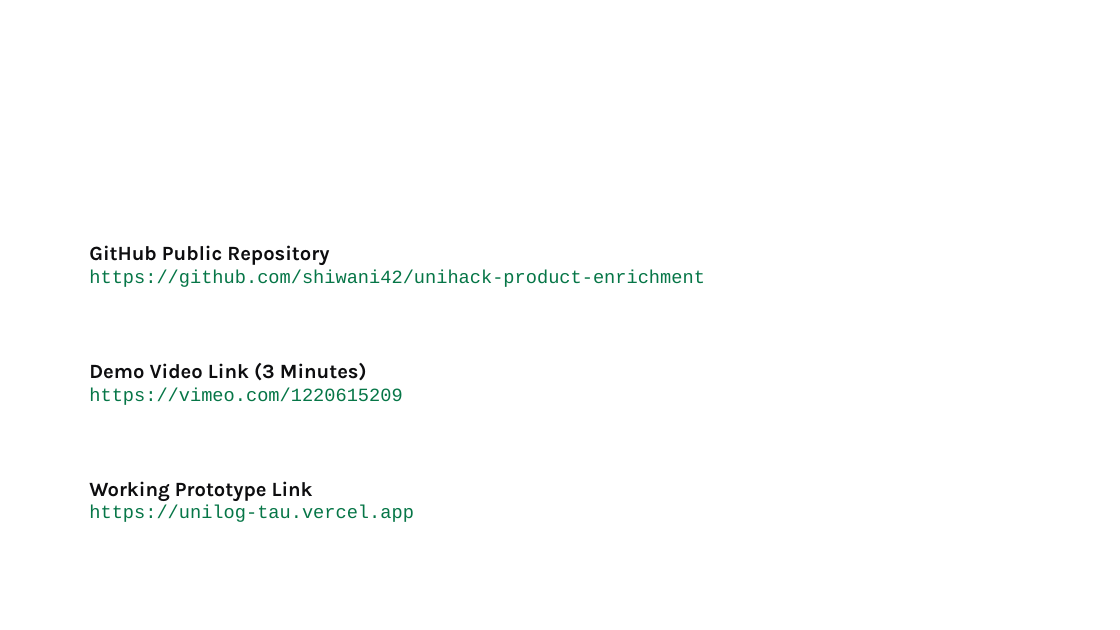
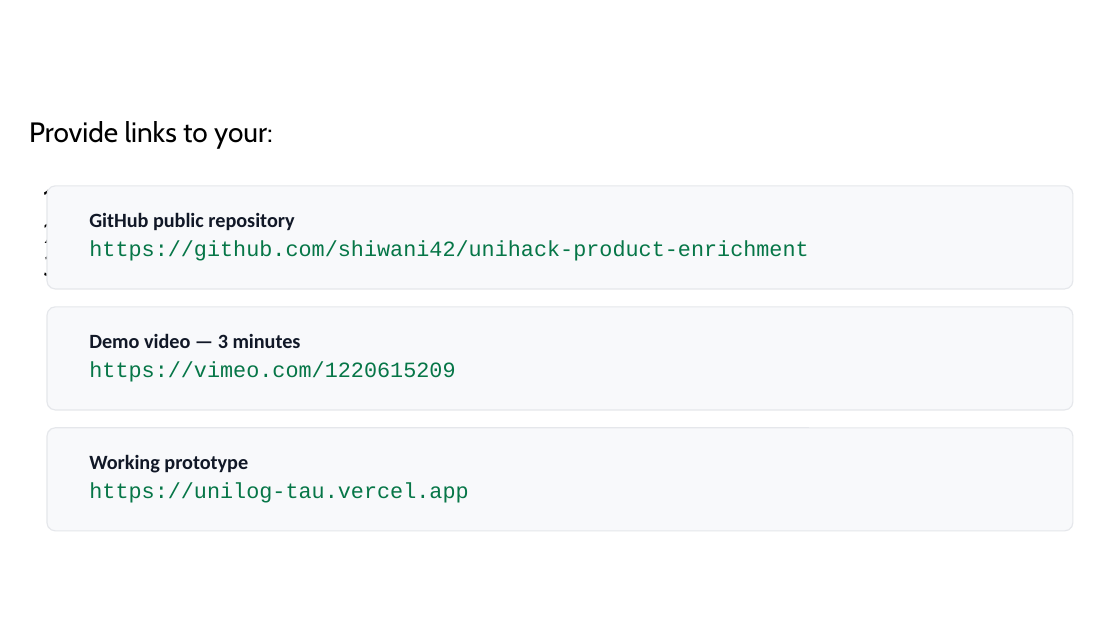
Before and after one commit to shiwani42/unihack-product-enrichment, a slide deck: slide 14 of submission/UniHack_thExplorers_Prototype.pptx. Drawn at 1120x630 pixels with LibreOffice and Linux fonts; fonts in the diff are those of the drawing; background and template pictures are left out. Boxes give left, top, right and bottom in pixels: in the first picture for what was removed or moved away, otherwise in the second. Text is boxed around its words. In the diff, an @@ line names an element or a change of style, - is before the commit and + after.

```diff
--- a/submission/UniHack_thExplorers_Prototype.pptx
+++ b/submission/UniHack_thExplorers_Prototype.pptx
@@ text added at (29, 121, 426, 261), 18 pt, text #000000 @@
+Provide links to your:
+1. GitHub Public Repository
+2. Demo Video Link (3 Minutes)
+3. Working Prototype Link
@@ rounded rectangle added at (47, 186, 1073, 289), fill #F8F9FB, outline #E5E7EB 0.75 pt @@
@@ text "GitHub public repository": place and size @@
-text "GitHub public repository" at (89, 245, 705, 287)
+text "GitHub public repository" at (85, 212, 808, 261)
@@ text at (85, 212, 381, 216): text changed; font Karla to Calibri; text colour #0D0D0F to #111827 @@
-GitHub Public Repository
+GitHub public repository
@@ text at (89, 240, 808, 261): size 12 to 14 pt in "https://github.com/shiwani42/unihack-product-enrichment"; less space between paragraphs @@
@@ rounded rectangle added at (47, 307, 1073, 410), fill #F8F9FB, outline #E5E7EB 0.75 pt @@
@@ text "Demo video — 3 minutes": place and size @@
-text "Demo video — 3 minutes" at (89, 363, 402, 405)
+text "Demo video — 3 minutes" at (89, 333, 455, 382)
@@ text at (89, 333, 301, 348): text changed; font Karla to Calibri; text colour #0D0D0F to #111827 @@
-Demo Video Link (3 Minutes)
+Demo video — 3 minutes
@@ text at (89, 361, 455, 382): size 12 to 14 pt in "https://vimeo.com/1220615209"; less space between paragraphs @@
@@ rounded rectangle added at (47, 428, 1073, 531), fill #F8F9FB, outline #E5E7EB 0.75 pt @@
@@ text "Working prototype": place and size @@
-text "Working prototype" at (89, 481, 414, 522)
+text "Working prototype" at (89, 454, 468, 503)
@@ text at (89, 454, 248, 473): text changed; font Karla to Calibri; text colour #0D0D0F to #111827 @@
-Working Prototype Link
+Working prototype
@@ text at (89, 482, 468, 503): size 12 to 14 pt in "https://unilog-tau.vercel.app"; less space between paragraphs @@
```
Also in this commit, not shown: 12 other slides changed, 2 slides added, 2 slides removed, 43 other files.
